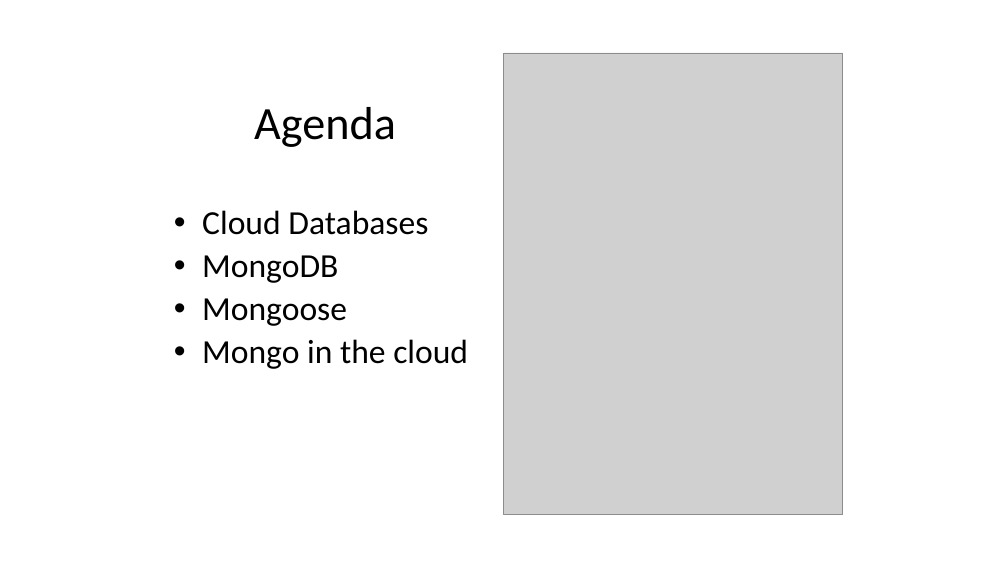
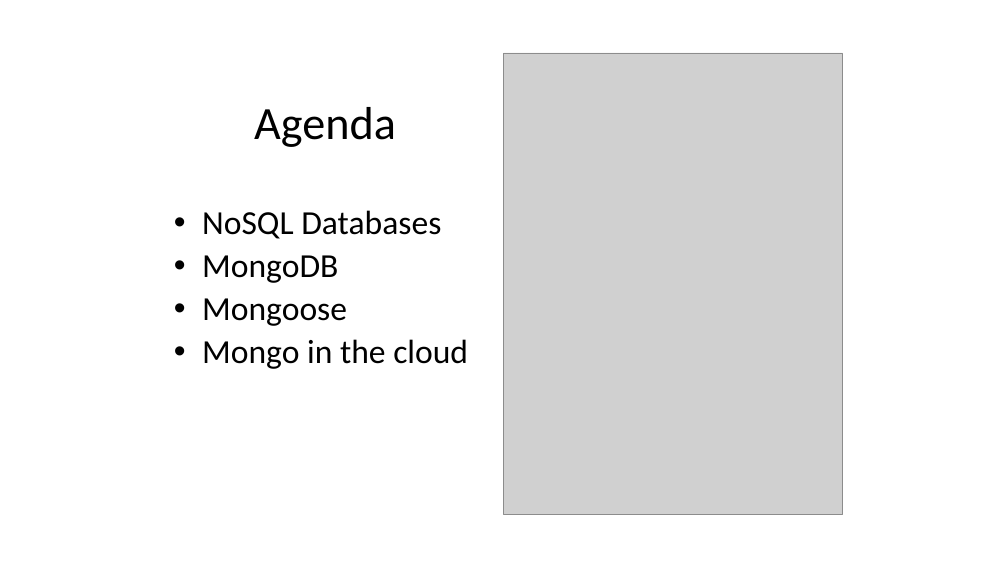
Before and after one commit to diarmuidoconnor/wad2, a slide deck: slide 2 of topic09/talk-0/mongoDB-2020.pptx. Drawn at 1008x567 pixels with LibreOffice and Linux fonts; fonts in the diff are those of the drawing; grey boxes stand for pictures. Boxes give left, top, right and bottom in pixels: in the first picture for what was removed or moved away, otherwise in the second. Text is boxed around its words. In the diff, an @@ line names an element or a change of style, - is before the commit and + after.

```diff
--- a/topic09/talk-0/mongoDB-2020.pptx
+++ b/topic09/talk-0/mongoDB-2020.pptx
@@ text at (202, 210, 441, 239): text changed @@
-• Cloud Databases
+• NoSQL Databases
```
Also in this commit, not shown: 3 other slides changed, 1 slide added, 1 slide removed, 23 other files.
